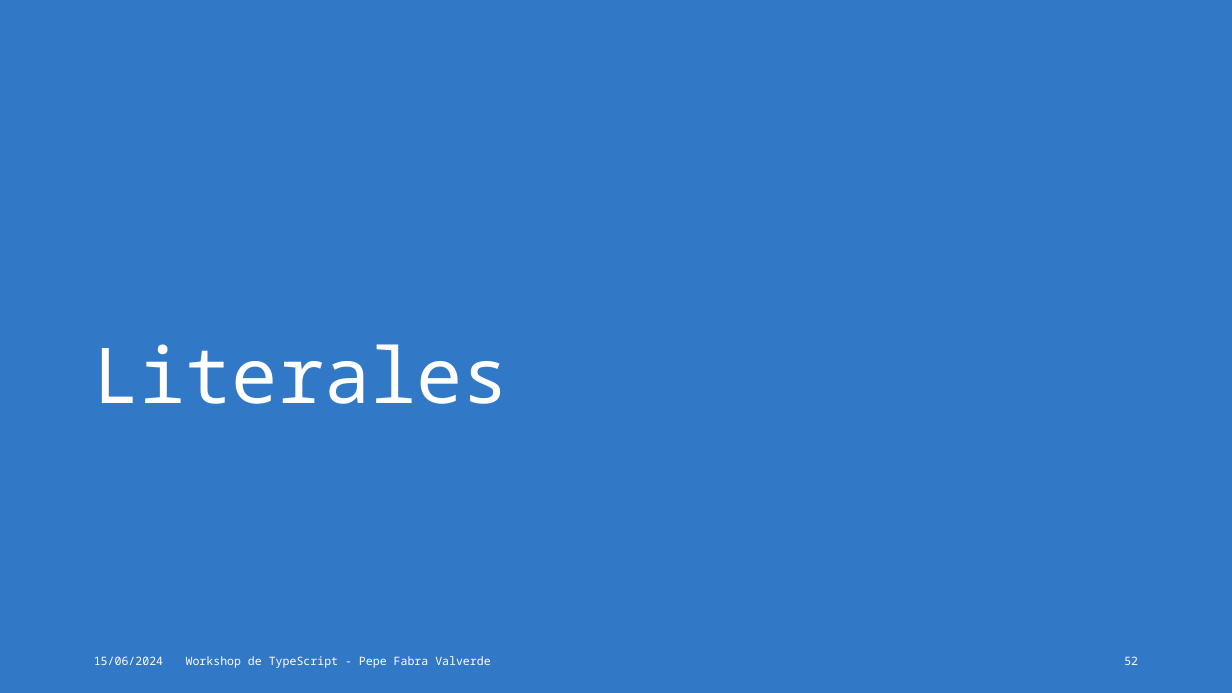
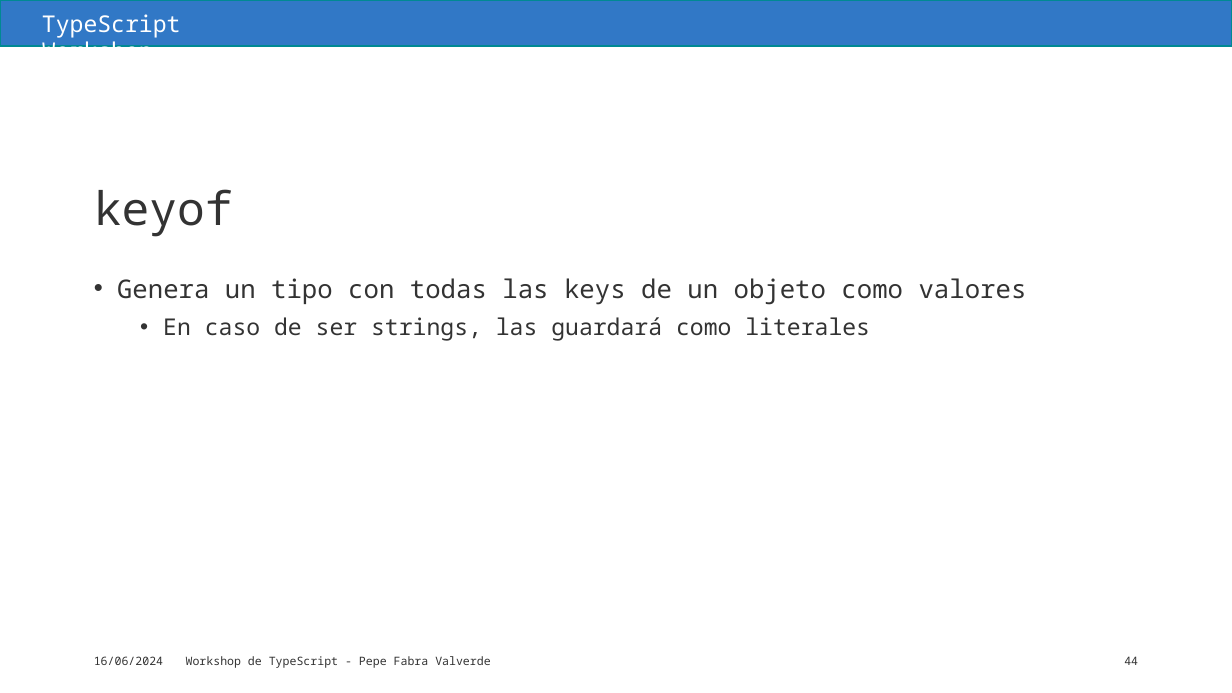
Before and after one commit to jofaval/talks-about, a slide deck: slide 44 of workshops/typescript/typescript-workshop.es.pptx (slide 52 before the commit). Drawn at 1232x693 pixels with LibreOffice and Linux fonts; fonts in the diff are those of the drawing; background and template pictures are left out. Boxes give left, top, right and bottom in pixels: in the first picture for what was removed or moved away, otherwise in the second. Text is boxed around its words. In the diff, an @@ line names an element or a change of style, - is before the commit and + after.

```diff
--- a/workshops/typescript/typescript-workshop.es.pptx
+++ b/workshops/typescript/typescript-workshop.es.pptx
@@ background #3178C6 to #FFFFFF @@
@@ rectangle added at [0, 0, 1232, 46], fill #3178C6, outline #008A94 1 pt @@
@@ text added at [42, 14, 181, 47], 18 pt, text #FFFFFF @@
+TypeScript Workshop
@@ title added at [94, 189, 233, 237], 36 pt, text #333333 @@
+keyof
@@ text added at [117, 278, 1027, 341], 20 pt, text #333333 @@
+• Genera un tipo con todas las keys de un objeto como valores
+  • En caso de ser strings, las guardará como literales
@@ title removed at [93, 344, 509, 404] @@
-Literales
@@ text at [94, 656, 163, 665]: text changed; text colour #FFFFFF to #333333 @@
-15/06/2024
+16/06/2024
@@ text "Workshop de TypeScript - Pepe ..." at [186, 656, 490, 668]: text colour #FFFFFF to #333333 @@
@@ page number at [1124, 656, 1138, 665]: text changed; text colour #FFFFFF to #333333 @@
-52
+44
```
Also in this commit, not shown: 158 other slides changed, 57 slides added, 3 other files.
